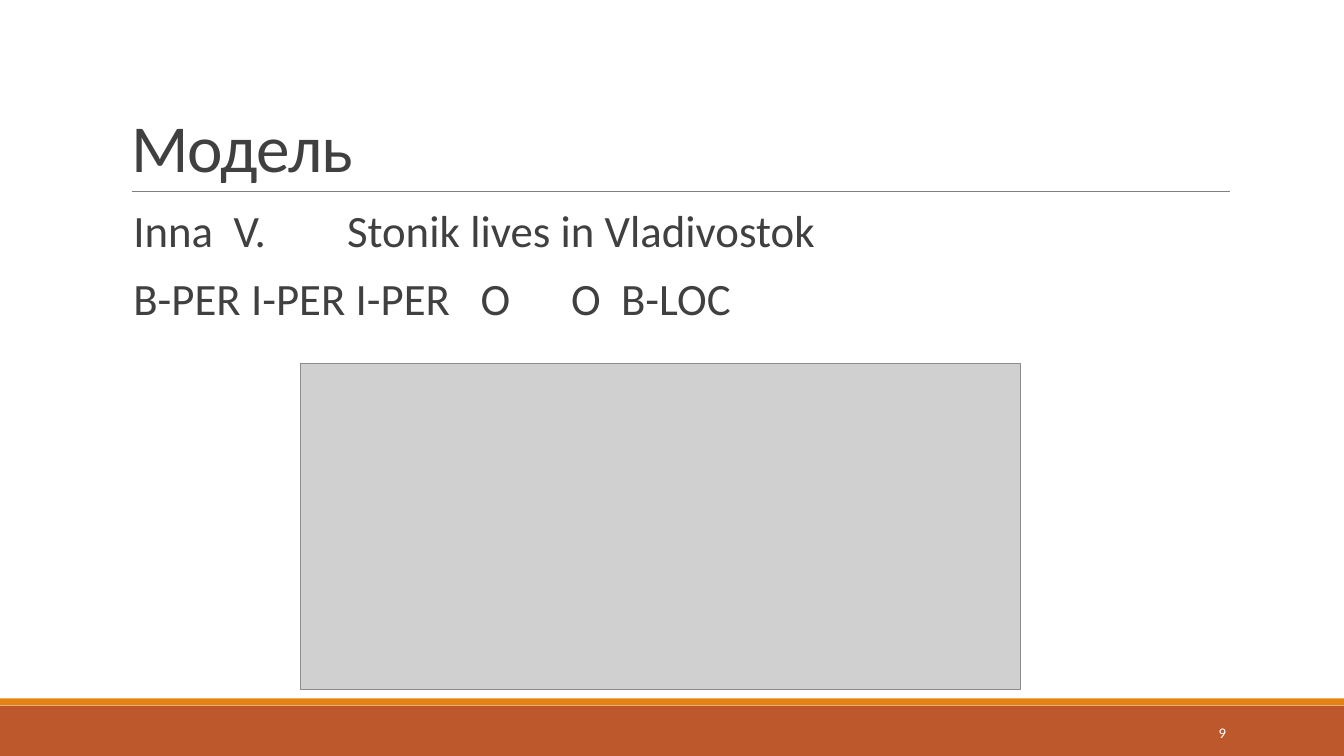
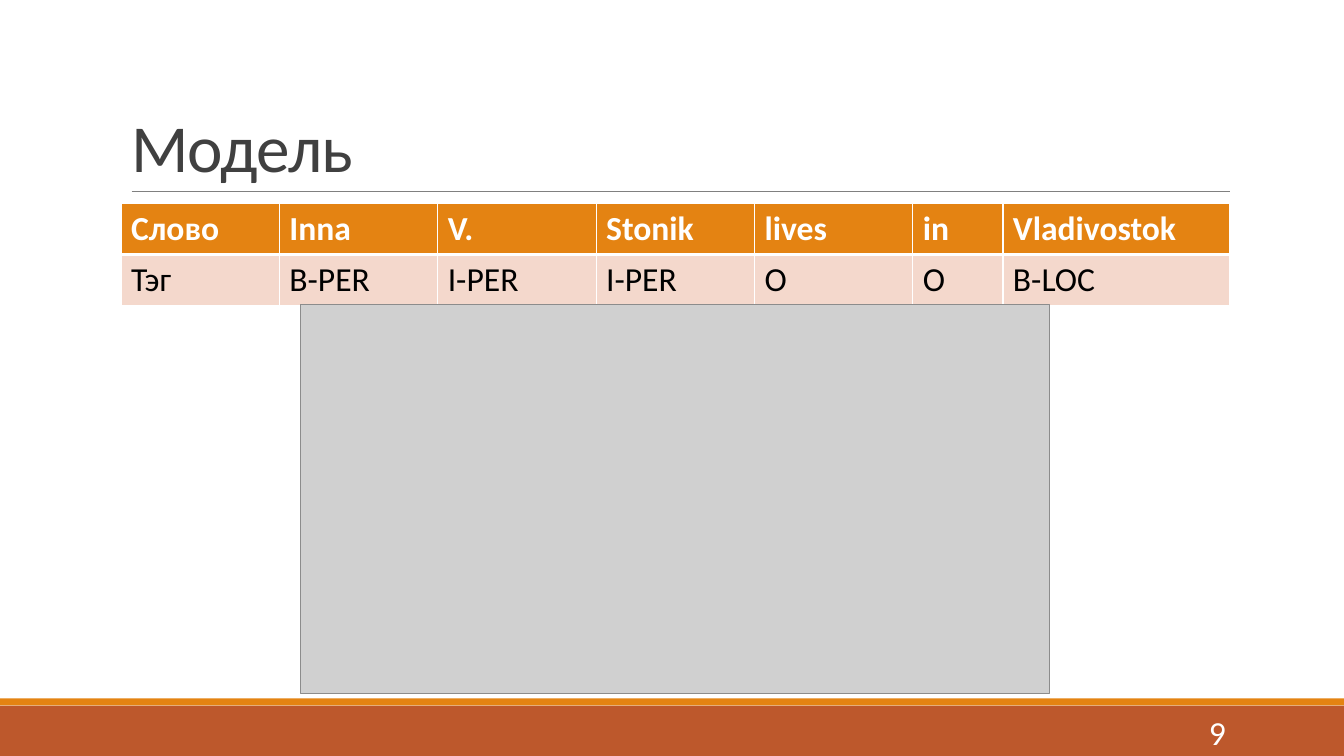
Before and after one commit to J-CITY/METADATA-EXTRACTOR, a slide deck: slide 9 of report.pptx. Drawn at 1344x756 pixels with LibreOffice and Linux fonts; fonts in the diff are those of the drawing; grey boxes stand for pictures. Boxes give left, top, right and bottom in pixels: in the first picture for what was removed or moved away, otherwise in the second. Text is boxed around its words. In the diff, an @@ line names an element or a change of style, - is before the commit and + after.

```diff
--- a/report.pptx
+++ b/report.pptx
@@ table added at bbox=[121, 204, 1229, 304], 2 rows, 7 columns @@
+Слово | Inna | V. | Stonik | lives | in | Vladivostok
+Тэг | B-PER | I-PER | I-PER | O | O | B-LOC
@@ text removed at bbox=[133, 216, 815, 316] @@
-  Inna V. Stonik lives in Vladivostok
-  B-PER I-PER I-PER O O B-LOC
@@ picture: place and size @@
-picture at bbox=[300, 364, 1020, 691]
+picture at bbox=[300, 304, 1050, 694]
@@ page number at bbox=[1209, 723, 1226, 745]: size 10.5 to 24 pt @@
```
Also in this commit, not shown: 14 other slides changed, 1 slide added, 1 slide removed, 21 other files.
